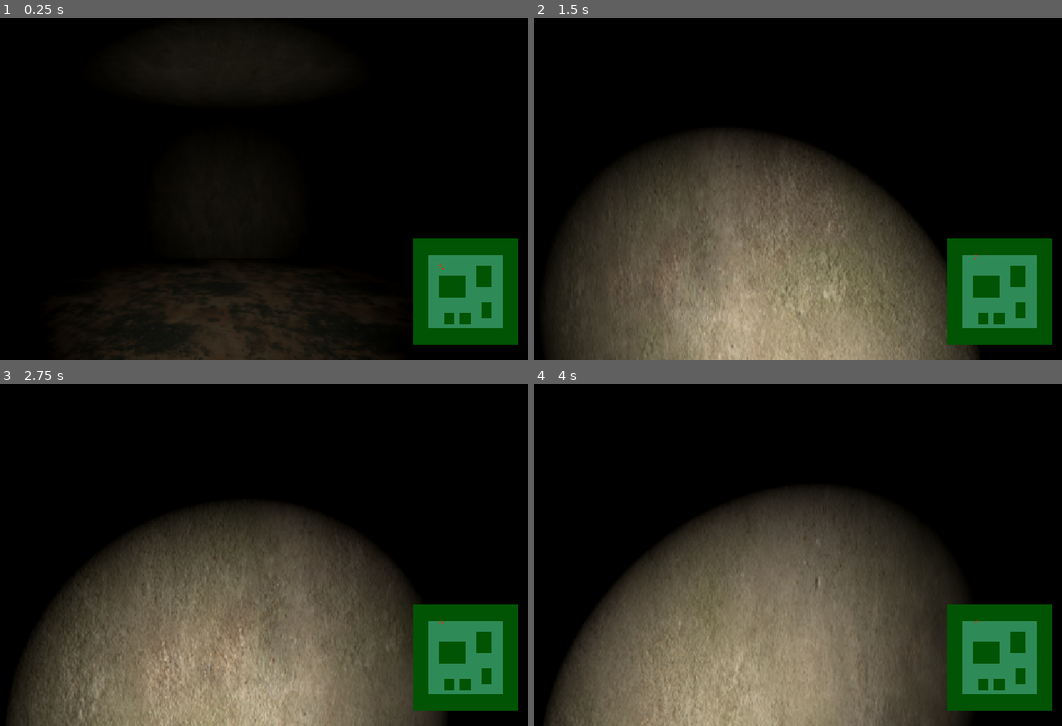
Above: before the commit, frames 1-4 (two rows, left to right).
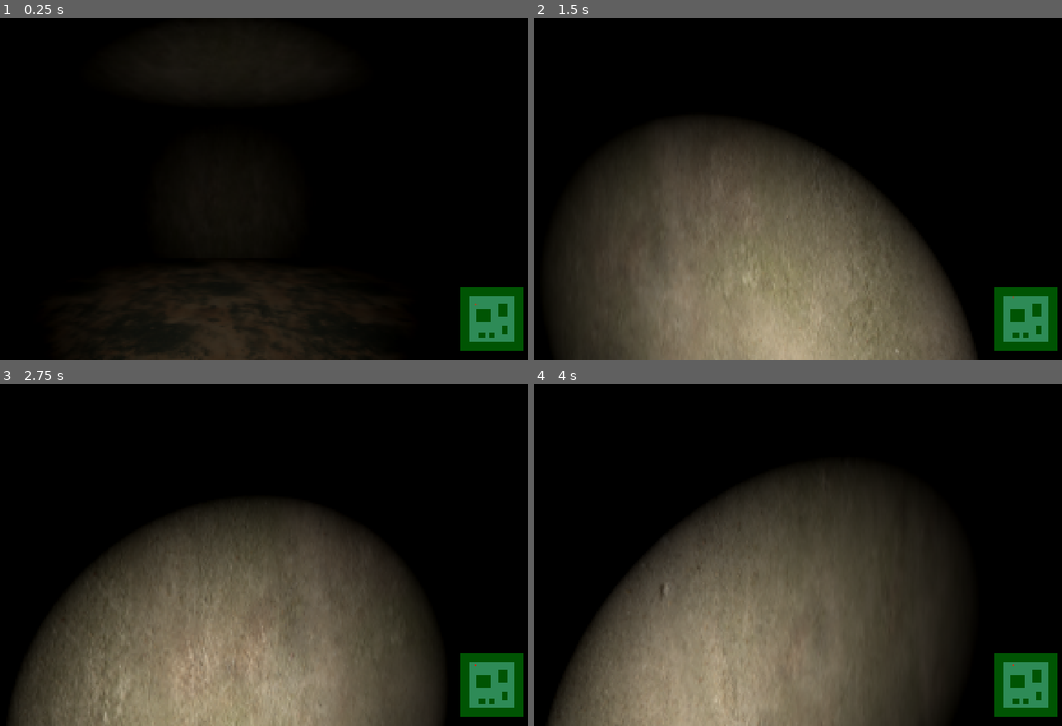
Above: after the commit, the same moments.

Repository: KoBeWi/SpaceJam2026
Game: Godot game, scene res://Game.tscn
Two runs of this game, one before a commit and one after it. Both use one fixed random seed, a clock stepped at 60 frames per second and the inputs below.
Inputs (mouse positions are in pixels of both pictures, inside the frame that each line leads up to):
- Up to frame 1 (0.25 s): no input
- Up to frame 2 (1.5 s): tap Enter (ui_accept) at 0.5, 0.77 s; move the mouse to (792, 189) at 0.52 s; hold W (forward) from 0.53 s (still down); click (792, 189) at 0.67 s; move the mouse to (729, 189) at 1.27 s
- Up to frame 3 (2.75 s): keep holding W (forward); tap Enter (ui_accept) at 1.52 s; move the mouse to (242, 548) at 2.02 s
- Up to frame 4 (4 s): keep holding W (forward); tap Enter (ui_accept) at 2.75, 3.02, 3.77 s; move the mouse to (750, 561) at 2.77 s; click (750, 561) at 2.92 s; move the mouse to (808, 558) at 3.52 s

The runs differ from the first frame. In frame 1, 5.6% of the frame differs, in the area x 78-100%, y 64-98%; in frame 2, 8.5%; in frame 3, 7.6%; in frame 4, 15%, in the area x 2-100%, y 24-100%.

Commit message:
Ray emmiter

Diff:
--- /dev/null
+++ b/marker_3d.gd
@@ -0,0 +1,17 @@
+extends MeshInstance3D
+
+var lifetime:= 15.0
+
+func _ready() -> void:
+	pass # Replace with function body.
+
+func setup(in_dist:float)->void:
+	var reduced_lifetime = (lifetime - in_dist) / 15.0
+	material_override.albedo_color = Color.from_hsv(reduced_lifetime * 0.8, 0.8, 0.9)
+	lifetime = reduced_lifetime * 5.0
+
+func _process(delta: float) -> void:
+	lifetime -= delta
+	material_override.albedo_color.a = lifetime
+	if lifetime <= 0.0:
+		queue_free()
--- /dev/null
+++ b/marker_3d.tscn
@@ -0,0 +1,21 @@
+[gd_scene format=3 uid="uid://l6fp8ikvswv2"]
+
+[ext_resource type="Script" uid="uid://b08qf7vgbxd75" path="res://marker_3d.gd" id="1_uywx6"]
+
+[sub_resource type="StandardMaterial3D" id="StandardMaterial3D_nigug"]
+resource_local_to_scene = true
+transparency = 1
+no_depth_test = true
+shading_mode = 0
+
+[sub_resource type="SphereMesh" id="SphereMesh_5l23l"]
+radius = 0.025
+height = 0.05
+radial_segments = 6
+rings = 3
+
+[node name="Marker3D" type="MeshInstance3D" unique_id=1769093220]
+material_override = SubResource("StandardMaterial3D_nigug")
+cast_shadow = 0
+mesh = SubResource("SphereMesh_5l23l")
+script = ExtResource("1_uywx6")
--- a/project.godot
+++ b/project.godot
@@ -17,6 +17,8 @@
 
 [display]
 
+window/size/viewport_width=1920
+window/size/viewport_height=1080
 window/stretch/mode="canvas_items"
 window/stretch/aspect="expand"
 
--- /dev/null
+++ b/ray_draw.gd
@@ -0,0 +1,105 @@
+extends Node3D
+
+const MARKER_3D = preload("res://marker_3d.tscn")
+
+@export var ray_length: float = 10.0
+@export var trail_fade_seconds: float = 1.5
+@onready var trail_mesh_instance: MeshInstance3D = $TrailMeshInstance
+@onready var trail_mesh:ImmediateMesh = trail_mesh_instance.mesh
+
+var trail_segments: Array[Dictionary] = []
+var trail_material: StandardMaterial3D
+
+func _ready() -> void:
+	_setup_material()
+
+func _physics_process(delta: float) -> void:
+	_update_trail(delta)
+
+	_fire_ray_and_record()
+
+
+func _fire_ray_and_record() -> void:
+	var ray_start := Vector3.UP * randf_range(-0.1, 0.1) + Vector3.RIGHT * randf_range(-0.1, 0.1)
+	#var ray_end := Vector3.FORWARD.rotated(Vector3.UP, randf_range(-0.1, 0.1)).rotated(Vector3.RIGHT, randf_range(-0.1, 0.1))
+	var ray_end := Vector3.FORWARD * 15.0 + Vector3.UP.rotated(Vector3.FORWARD, randf() * TAU) * randf()
+
+	ray_end *= 15.0
+	var ray := Vector3.FORWARD
+	var distance := 0.0
+	var bounce := 0
+	while bounce < 5 :
+		ray = ray_end - ray_start
+		var query := PhysicsRayQueryParameters3D.create(ray_start, ray_end)
+		var collision := get_world_3d().direct_space_state.intersect_ray(query)
+		var segment_end := ray_end
+
+		if not collision.is_empty():
+			distance += ray_start.distance_to(collision.position)
+			if collision.collider.name == "Detector":
+
+				spawn_marker(collision.collider.to_local(collision.position), distance)
+			segment_end = collision.position
+			ray = ray.bounce(collision.normal)
+
+
+		trail_segments.append({
+			"start": ray_start,
+			"end": segment_end,
+			"age": 0.0,
+			"idx": bounce
+		})
+		ray_start = segment_end
+		ray_end = ray_start + ray
+		bounce += 1
+
+	_rebuild_trail_mesh()
+
+
+func _update_trail(delta: float) -> void:
+	if trail_segments.is_empty():
+		return
+
+	for segment in trail_segments:
+		segment.age += delta
+
+	trail_segments = trail_segments.filter(func(segment: Dictionary) -> bool:
+		return segment.age < trail_fade_seconds
+	)
+
+	_rebuild_trail_mesh()
+
+
+func _rebuild_trail_mesh() -> void:
+	trail_mesh.clear_surfaces()
+
+	if trail_segments.is_empty():
+		return
+
+	trail_mesh.surface_begin(Mesh.PRIMITIVE_LINES, trail_material)
+
+	for segment in trail_segments:
+		var alpha :float = 1.0 - (segment.age / trail_fade_seconds)
+		var color := Color.from_hsv(segment.idx/7.0,1.0,1.0)
+		color.a = clamp(alpha, 0.0, 1.0)
+		#var color := Color(1.0, 0.75, 0.2, clamp(alpha, 0.0, 1.0))
+		trail_mesh.surface_set_color(color)
+		trail_mesh.surface_add_vertex(segment.start)
+		color = Color.from_hsv((segment.idx+1)/7.0,1.0,1.0)
+		color.a = clamp(alpha, 0.0, 1.0)
+		trail_mesh.surface_set_color(color)
+		trail_mesh.surface_add_vertex(segment.end)
+	trail_mesh.surface_end()
+
+func spawn_marker(in_position: Vector3, in_distance:float) -> void:
+	var marker = MARKER_3D.instantiate()
+	marker.position = Vector3( in_position.x, in_position.z,0.0)
+	marker.setup(in_distance)
+	%SubViewport.add_child(marker)
+
+func _setup_material() -> void:
+	trail_material = StandardMaterial3D.new()
+	trail_material.shading_mode = BaseMaterial3D.SHADING_MODE_UNSHADED
+	trail_material.vertex_color_use_as_albedo = true
+	trail_material.transparency = BaseMaterial3D.TRANSPARENCY_ALPHA
+	trail_material.no_depth_test = true
--- /dev/null
+++ b/ray_draw.tscn
@@ -0,0 +1,86 @@
+[gd_scene format=3 uid="uid://cvffxayhsqiiu"]
+
+[ext_resource type="Script" uid="uid://bvnh68cf5qw5d" path="res://ray_draw.gd" id="1_nigug"]
+
+[sub_resource type="ViewportTexture" id="ViewportTexture_5l23l"]
+viewport_path = NodePath("SubViewport")
+
+[sub_resource type="BoxMesh" id="BoxMesh_5l23l"]
+size = Vector3(0.25, 0.25, 0.25)
+
+[sub_resource type="BoxShape3D" id="BoxShape3D_nigug"]
+size = Vector3(0.25, 0.25, 0.25)
+
+[sub_resource type="ImmediateMesh" id="ImmediateMesh_5l23l"]
+
+[sub_resource type="ConvexPolygonShape3D" id="ConvexPolygonShape3D_nigug"]
+points = PackedVector3Array(-1.92, 0, -1.08, -1.92, 0, 1.08, 1.92, 0, -1.08, 1.92, 0, 1.08)
+
+[sub_resource type="Environment" id="Environment_0xref"]
+background_mode = 1
+
+[sub_resource type="World3D" id="World3D_nigug"]
+environment = SubResource("Environment_0xref")
+
+[sub_resource type="StandardMaterial3D" id="StandardMaterial3D_nigug"]
+albedo_color = Color(0, 0, 0, 1)
+
+[sub_resource type="PlaneMesh" id="PlaneMesh_5l23l"]
+size = Vector2(20, 20)
+
+[sub_resource type="ConvexPolygonShape3D" id="ConvexPolygonShape3D_0xref"]
+points = PackedVector3Array(-10, 0, -10, -10, 0, 10, 10, 0, -10, 10, 0, 10)
+
+[node name="RayDraw" type="Node3D" unique_id=821747396]
+script = ExtResource("1_nigug")
+
+[node name="Camera3D" type="Camera3D" parent="." unique_id=815062634]
+
+[node name="Sprite3D" type="Sprite3D" parent="Camera3D" unique_id=1293980627]
+transform = Transform3D(0.1, 0, 0, 0, 0.1, 0, 0, 0, 0.1, 0.42124426, -0.17819548, -0.41159195)
+texture = SubResource("ViewportTexture_5l23l")
+
+[node name="MeshInstance3D" type="MeshInstance3D" parent="." unique_id=1556377774]
+transform = Transform3D(1, 0, 0, 0, 1, 0, 0, 0, 1, 0, 0, -2.5483983)
+mesh = SubResource("BoxMesh_5l23l")
+
+[node name="StaticBody3D" type="StaticBody3D" parent="MeshInstance3D" unique_id=220622979]
+
+[node name="CollisionShape3D" type="CollisionShape3D" parent="MeshInstance3D/StaticBody3D" unique_id=546520126]
+shape = SubResource("BoxShape3D_nigug")
+
+[node name="DirectionalLight3D" type="DirectionalLight3D" parent="." unique_id=286833248]
+transform = Transform3D(0.70710677, 0.49999997, -0.49999997, 0, 0.7071068, 0.7071068, 0.7071068, -0.5, 0.5, 0, 2, 0)
+
+[node name="TrailMeshInstance" type="MeshInstance3D" parent="." unique_id=1726540071]
+cast_shadow = 0
+mesh = SubResource("ImmediateMesh_5l23l")
+
+[node name="Detector" type="StaticBody3D" parent="." unique_id=391817132]
+transform = Transform3D(1, 0, -8.4703295e-22, 4.2351647e-22, -4.3711385e-08, 0.99999994, 0, -1.0000001, -4.3711392e-08, 0, 0, 0)
+
+[node name="CollisionShape3D" type="CollisionShape3D" parent="Detector" unique_id=1341259481]
+shape = SubResource("ConvexPolygonShape3D_nigug")
+
+[node name="SubViewport" type="SubViewport" parent="." unique_id=1521101797]
+unique_name_in_owner = true
+own_world_3d = true
+world_3d = SubResource("World3D_nigug")
+size = Vector2i(192, 108)
+
+[node name="Camera3D" type="Camera3D" parent="SubViewport" unique_id=384909071]
+transform = Transform3D(1, 0, 0, 0, 1, 0, 0, 0, 1, 0, 0, 0.5)
+projection = 1
+size = 2.16
+far = 1.0
+
+[node name="MeshInstance3D2" type="MeshInstance3D" parent="." unique_id=286621825]
+transform = Transform3D(1, 0, 0, 0, -4.371139e-08, -1, 0, 1, -4.371139e-08, 0, 0, -4.969369)
+material_override = SubResource("StandardMaterial3D_nigug")
+mesh = SubResource("PlaneMesh_5l23l")
+
+[node name="StaticBody3D" type="StaticBody3D" parent="." unique_id=1377479277]
+
+[node name="CollisionShape3D" type="CollisionShape3D" parent="StaticBody3D" unique_id=674040709]
+transform = Transform3D(1, 0, 0, 0, -4.371139e-08, -1, 0, 1, -4.371139e-08, 0, 0, -4.969369)
+shape = SubResource("ConvexPolygonShape3D_0xref")
Not shown, added: marker_3d.gd.uid
Not shown, added: ray_draw.gd.uid
